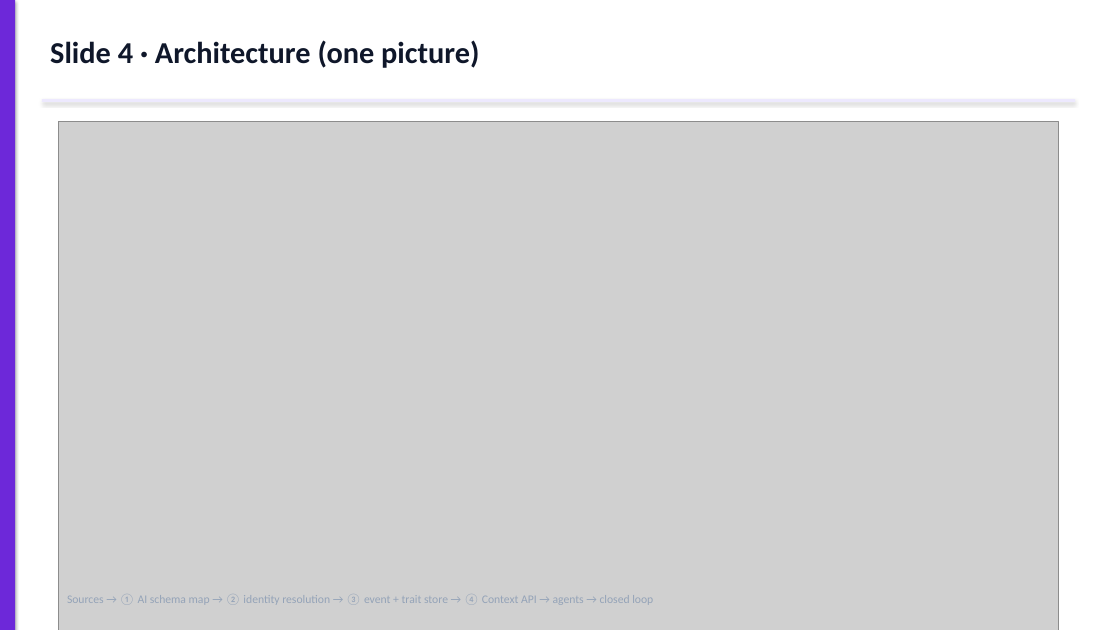
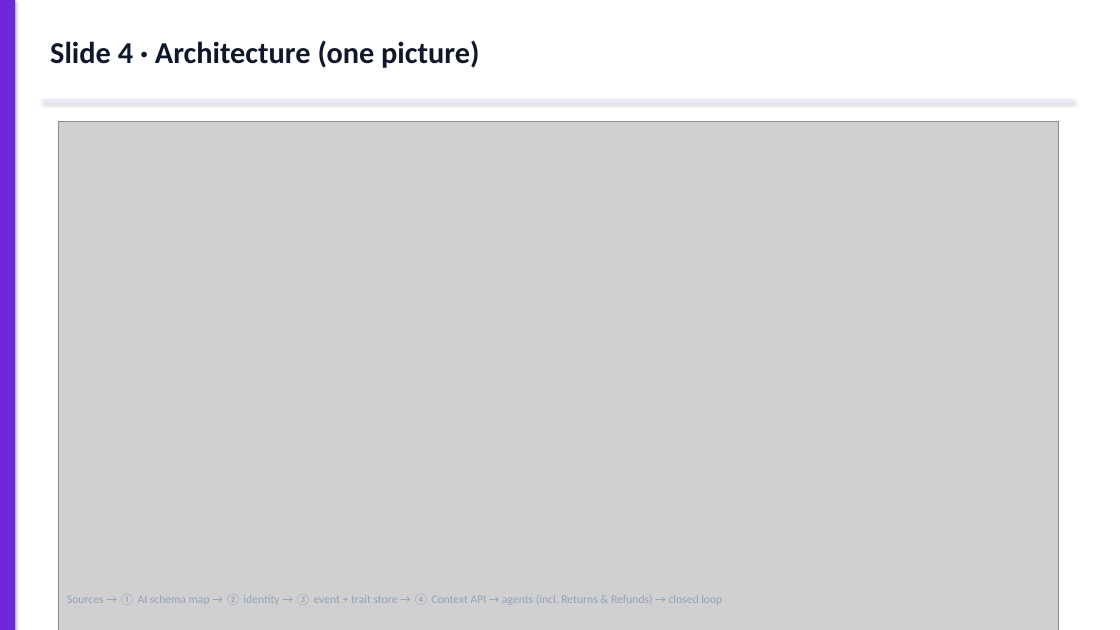
Before and after one commit to ayuvgr8/Velocity-Prototype, a slide deck: slide 5 of exports/Velocity-Context-Layer-Deck-SHORT.pptx. Drawn at 1120x630 pixels with LibreOffice and Linux fonts; fonts in the diff are those of the drawing; grey boxes stand for pictures. Boxes give left, top, right and bottom in pixels: in the first picture for what was removed or moved away, otherwise in the second. Text is boxed around its words. In the diff, an @@ line names an element or a change of style, - is before the commit and + after.

```diff
--- a/exports/Velocity-Context-Layer-Deck-SHORT.pptx
+++ b/exports/Velocity-Context-Layer-Deck-SHORT.pptx
@@ text at [67, 595, 722, 605]: text changed @@
-Sources → ① AI schema map → ② identity resolution → ③ event + trait store → ④ Context API → agents → closed loop
+Sources → ① AI schema map → ② identity → ③ event + trait store → ④ Context API → agents (incl. Returns & Refunds) → closed loop
```
Also in this commit, not shown: 6 other files.
